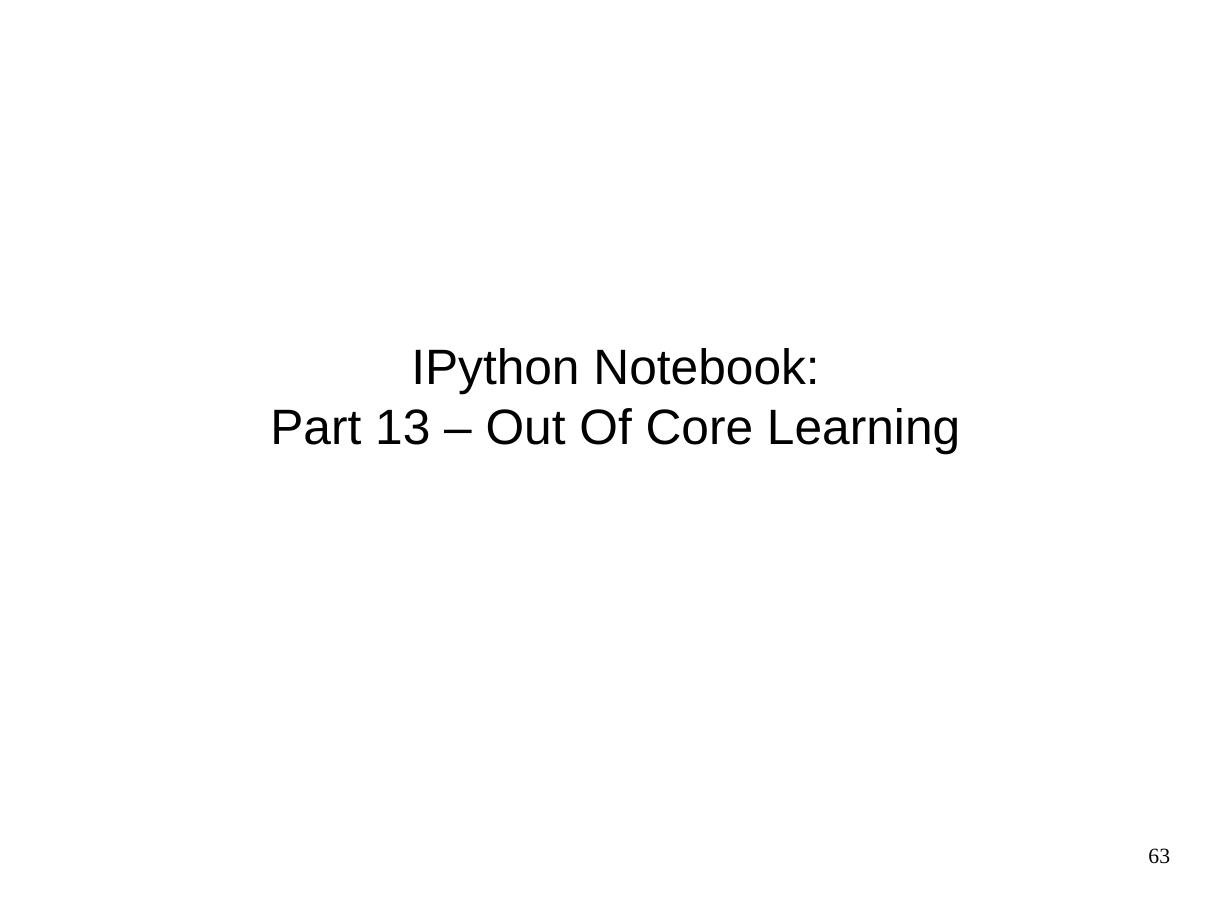
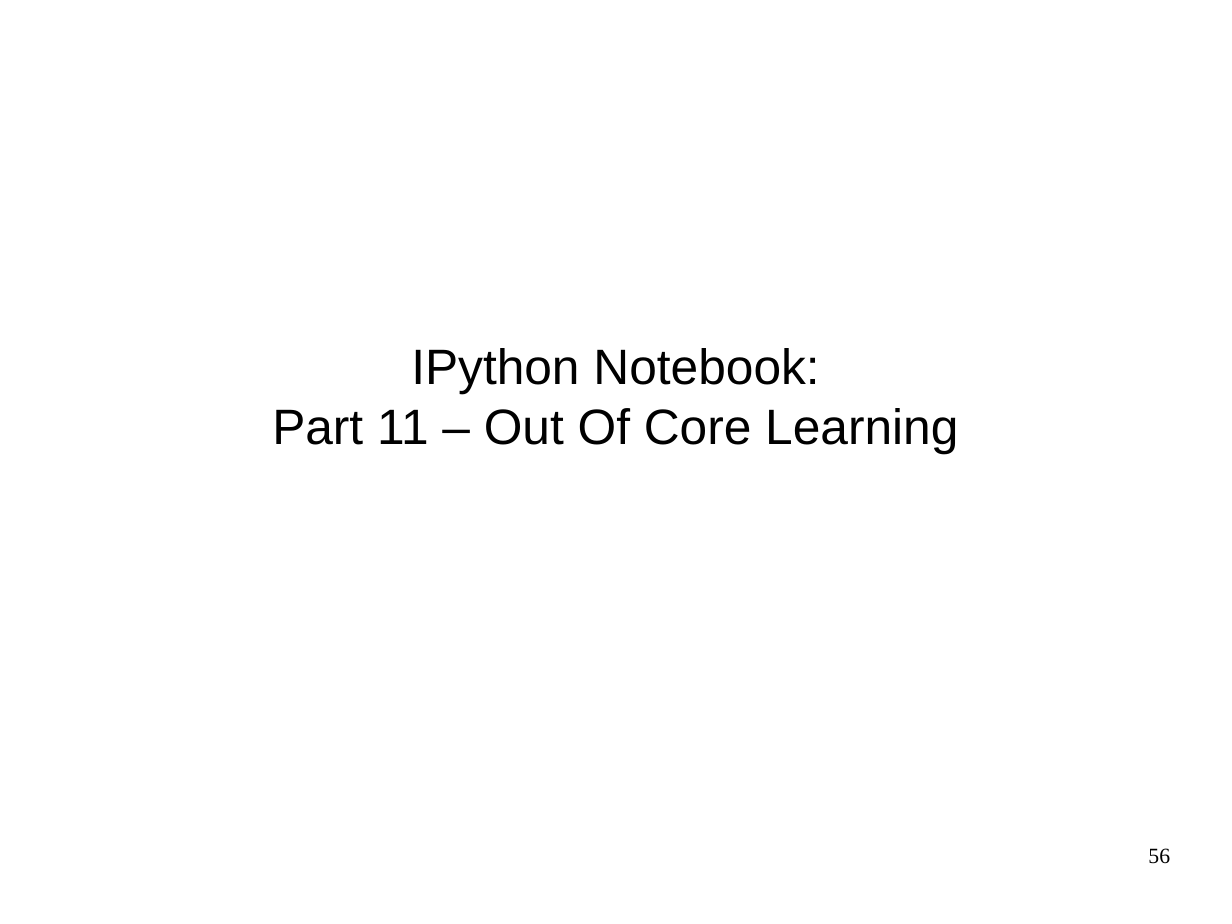
Before and after one commit to amueller/odscon-2015, a slide deck: slide 56 of machine-learning-with-scikit-learn-odscon.odp (slide 63 before the commit). Drawn at 1232x924 pixels with LibreOffice and Linux fonts; fonts in the diff are those of the drawing. Boxes give left, top, right and bottom in pixels: in the first picture for what was removed or moved away, otherwise in the second. Text is boxed around its words. In the diff, an @@ line names an element or a change of style, - is before the commit and + after.

```diff
--- a/machine-learning-with-scikit-learn-odscon.odp
+++ b/machine-learning-with-scikit-learn-odscon.odp
@@ subtitle at (x1=272, y1=408, x2=958, y2=453): text changed @@
-Part 13 – Out Of Core Learning
+Part 11 – Out Of Core Learning
@@ page number at (x1=1148, y1=848, x2=1170, y2=864): text changed @@
-63
+56
```
Also in this commit, not shown: 13 other slides changed, 4 slides removed, 19 other files.
